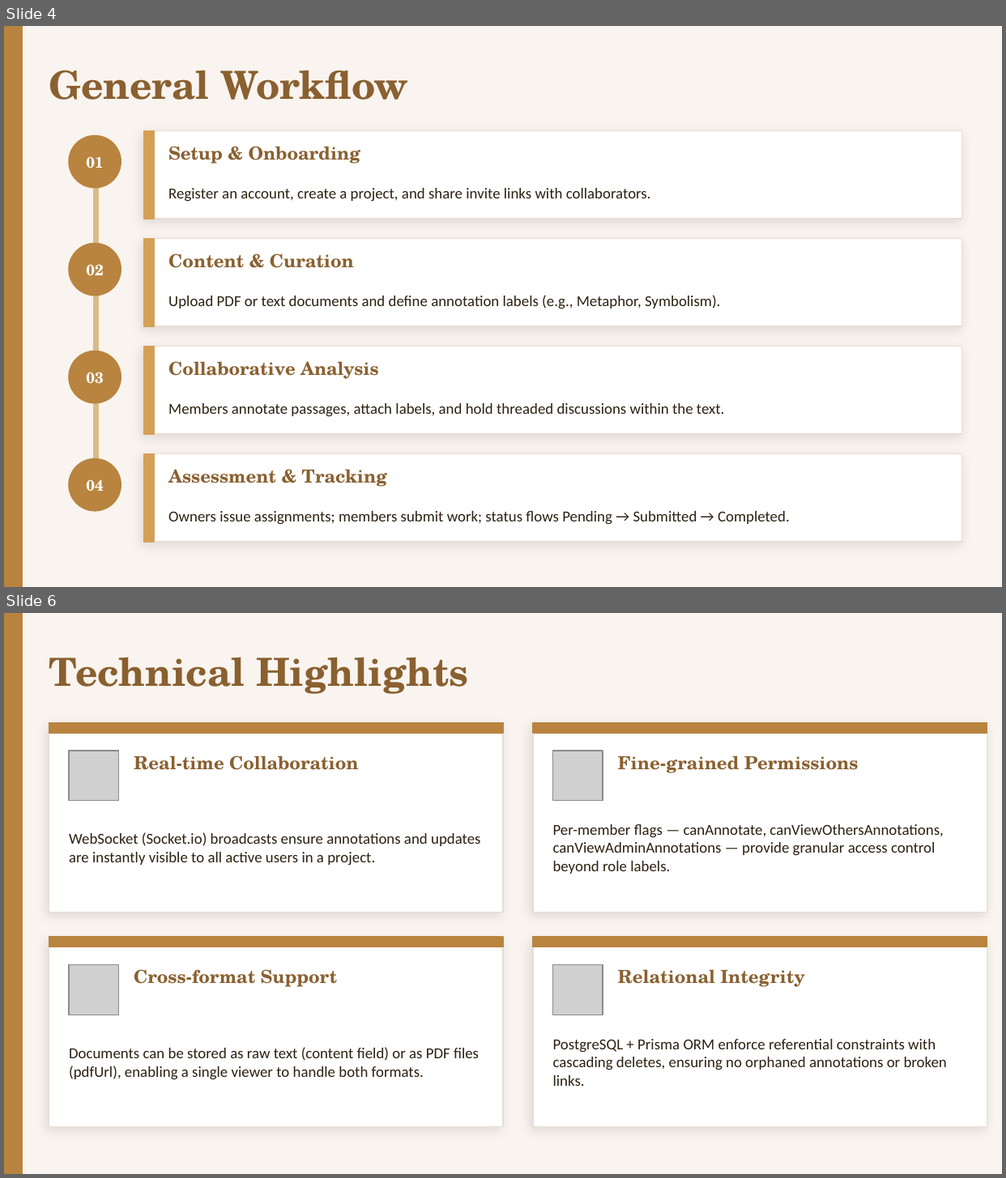
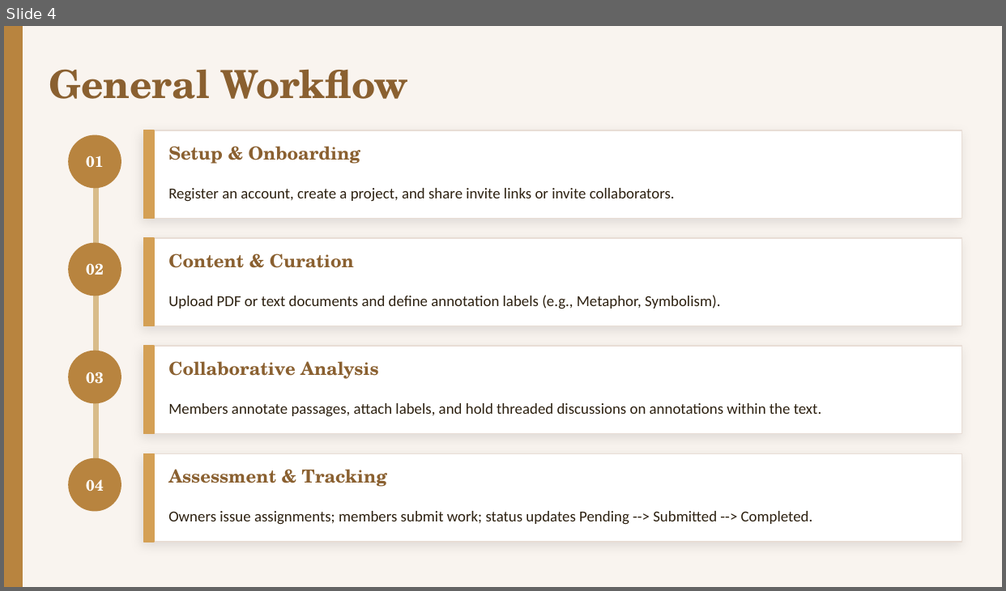
Before and after one commit to hemalchavda123/Digital-Literary-Experience-, a slide deck: DLE_Presentation_v3.pptx. Shown one above the other, each under a label of ours: slides 4 and 6 before the commit, slide 4 after it; the slides between them are not shown. The pictures are 1006x1178 and 1006x591 pixels, drawn with LibreOffice and Linux fonts; fonts in the diff are those of the drawing; grey boxes stand for pictures. Boxes give left, top, right and bottom in pixels: in the first picture for what was removed or moved away, otherwise in the second. Text is boxed around its words. In the diff, an @@ line names an element or a change of style, - is before the commit and + after.

```diff
--- a/DLE_Presentation_v3.pptx
+++ b/DLE_Presentation_v3.pptx
@@ slide 6 removed at box(4, 613, 1002, 1174), background #F9F4EF @@
@@ rectangle removed at box(4, 613, 22, 1174) @@
@@ text removed at box(49, 657, 468, 694) @@
-Technical Highlights
@@ rectangle removed at box(49, 723, 503, 913) @@
@@ rectangle removed at box(49, 723, 503, 733) @@
@@ rectangle removed at box(533, 723, 987, 913) @@
@@ rectangle removed at box(533, 723, 987, 733) @@
@@ picture removed at box(69, 751, 119, 801) @@
@@ text removed at box(134, 756, 359, 770) @@
-Real-time Collaboration
@@ picture removed at box(553, 751, 603, 801) @@
@@ text removed at box(618, 756, 859, 773) @@
-Fine-grained Permissions
@@ text removed at box(553, 824, 943, 874) @@
-Per-member flags — canAnnotate, canViewOthersAnnotations, canViewAdminAnnotations — provide granular access control beyond role labels.
@@ text removed at box(69, 833, 480, 866) @@
-WebSocket (Socket.io) broadcasts ensure annotations and updates are instantly visible to all active users in a project.
@@ rectangle removed at box(49, 937, 503, 1127) @@
@@ rectangle removed at box(49, 937, 503, 948) @@
@@ rectangle removed at box(533, 937, 987, 1127) @@
@@ rectangle removed at box(533, 937, 987, 948) @@
@@ picture removed at box(69, 965, 119, 1015) @@
@@ text removed at box(134, 969, 338, 987) @@
-Cross-format Support
@@ picture removed at box(553, 965, 603, 1015) @@
@@ text removed at box(618, 969, 805, 987) @@
-Relational Integrity
@@ text removed at box(69, 1047, 479, 1080) @@
-Documents can be stored as raw text (content field) or as PDF files (pdfUrl), enabling a single viewer to handle both formats.
@@ text removed at box(553, 1039, 947, 1086) @@
-PostgreSQL + Prisma ORM enforce referential constraints with cascading deletes, ensuring no orphaned annotations or broken links.
@@ slide 4 changed as well @@
@@ text at box(168, 188, 675, 202): text changed @@
-Register an account, create a project, and share invite links with collaborators.
+Register an account, create a project, and share invite links or invite collaborators.
@@ text at box(168, 403, 821, 417): text changed @@
-Members annotate passages, attach labels, and hold threaded discussions within the text.
+Members annotate passages, attach labels, and hold threaded discussions on annotations within the text.
@@ text at box(168, 511, 813, 525): text changed @@
-Owners issue assignments; members submit work; status flows Pending → Submitted → Completed.
+Owners issue assignments; members submit work; status updates Pending --> Submitted --> Completed.
```
Also in this commit, not shown: 4 other slides changed, 1 slide added, 1 other slide removed, 1 other file.
